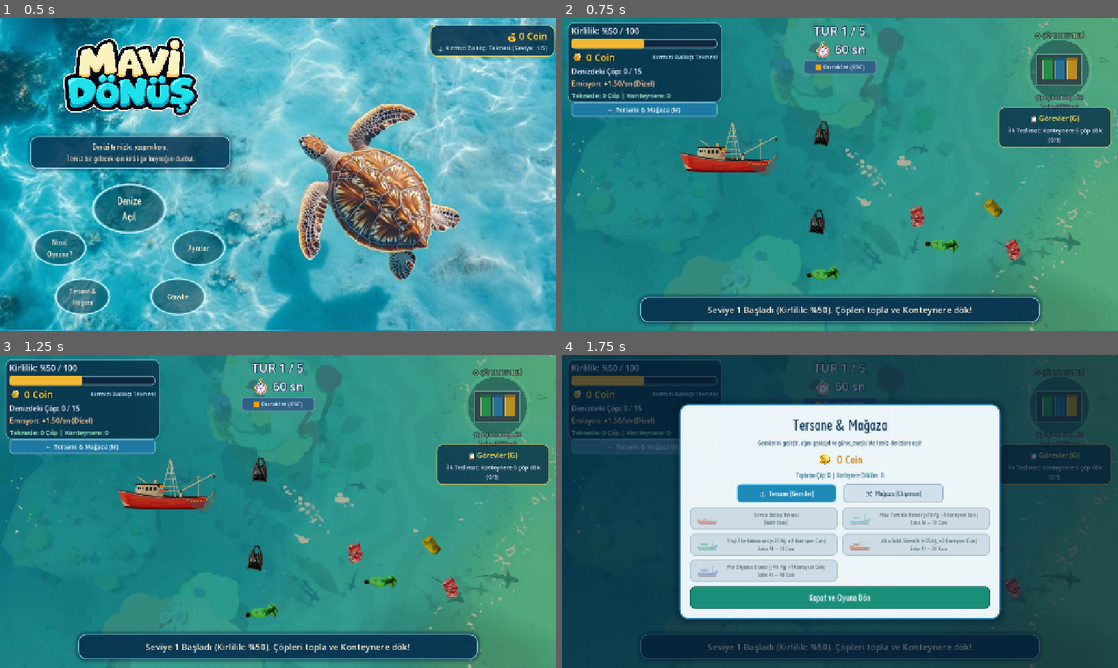
Above: before the commit, frames 1-4 (two rows, left to right).
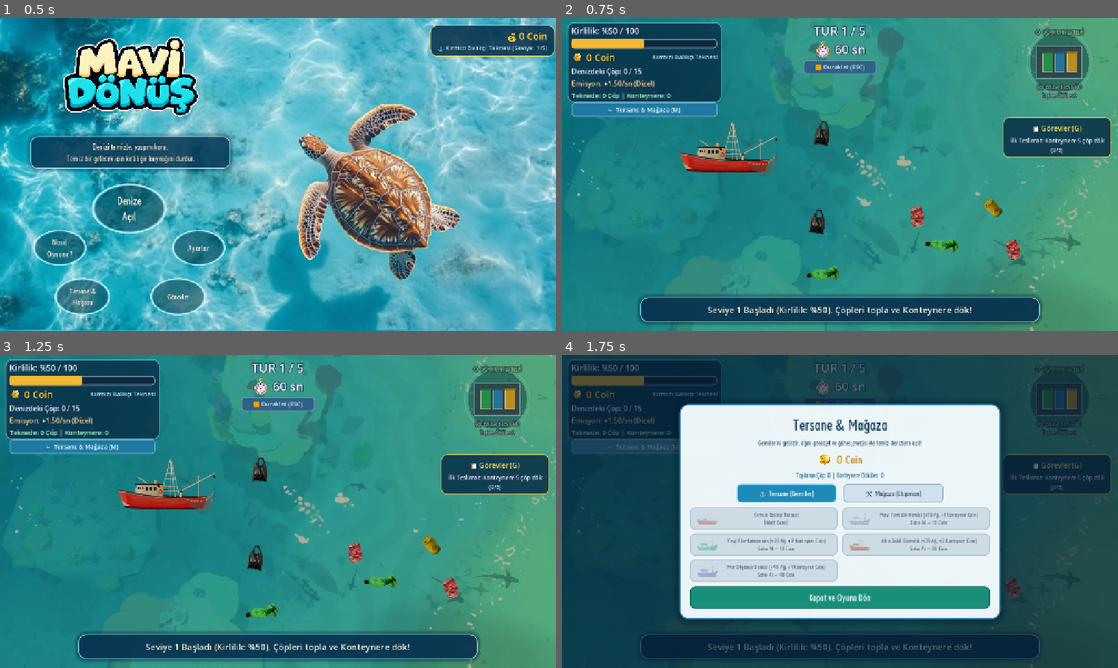
Above: after the commit, the same moments.

Repository: tubaiskol/Mavi-Donus-Hackathon-Team22
Game: Godot game, scene res://scenes/main_menu.tscn
Same seed, same stepped clock (60 frames per second), same inputs: the game is played once before the commit and once after it. The engine's default icon, where the game draws it, is replaced by a stand-in: a white triangle on a blue panel in a dark square.
Inputs:
- Up to frame 1 (0.5 s): no input
- Up to frame 2 (0.75 s): click "Denize Açıl" at 0.5 s
- Up to frame 3 (1.25 s): no input
- Up to frame 4 (1.75 s): click "🛒 Tersane & Mağaza (M)" at 1.25 s

Frame 1 is identical in both runs. In frame 2, 3.4% of the frame differs, in the area x 78-99%, y 2-45%; in frame 3, 3.4%; in frame 4, 1.9%.

Commit message:
çöp konteyneri ve görevler kartı arasındaki çakışma giderildi

Diff:
--- a/scripts/game.gd
+++ b/scripts/game.gd
@@ -87,7 +87,7 @@
 	_drop_zone = Area2D.new()
 	_drop_zone.name = "TrashDropZone"
 	var screen := get_viewport_rect().size
-	_drop_zone.position = Vector2(screen.x - 135.0, 118.0)
+	_drop_zone.position = Vector2(screen.x - 135.0, 102.0)
 	add_child(_drop_zone)
 
 	var shape := CollisionShape2D.new()
@@ -99,7 +99,7 @@
 	_dock_title_label = Label.new()
 	_dock_title_label.text = "♻️ ÇÖP KONTEYNERİ"
 	_dock_title_label.horizontal_alignment = HORIZONTAL_ALIGNMENT_CENTER
-	_dock_title_label.position = Vector2(-115, -88)
+	_dock_title_label.position = Vector2(-115, -80)
 	_dock_title_label.custom_minimum_size = Vector2(230, 26)
 	if MENU_FONT:
 		_dock_title_label.add_theme_font_override("font", MENU_FONT)
@@ -111,17 +111,24 @@
 
 	_dock_sub_label = Label.new()
 	_dock_sub_label.horizontal_alignment = HORIZONTAL_ALIGNMENT_CENTER
-	_dock_sub_label.position = Vector2(-120, 56)
-	_dock_sub_label.custom_minimum_size = Vector2(240, 40)
+	_dock_sub_label.position = Vector2(-120, 48)
+	_dock_sub_label.custom_minimum_size = Vector2(240, 36)
 	if MENU_FONT:
 		_dock_sub_label.add_theme_font_override("font", MENU_FONT)
-	_dock_sub_label.add_theme_font_size_override("font_size", 14)
+	_dock_sub_label.add_theme_font_size_override("font_size", 13)
 	_dock_sub_label.add_theme_color_override("font_color", Color(1.0, 0.95, 0.65))
 	_dock_sub_label.add_theme_color_override("font_outline_color", Color(0.04, 0.18, 0.28, 0.96))
 	_dock_sub_label.add_theme_constant_override("outline_size", 5)
 	_drop_zone.add_child(_dock_sub_label)
 
 	_drop_zone.area_entered.connect(_on_drop_zone_area_entered)
+	get_viewport().size_changed.connect(_on_viewport_size_changed)
+
+
+func _on_viewport_size_changed() -> void:
+	if _drop_zone:
+		var screen := get_viewport_rect().size
+		_drop_zone.position = Vector2(screen.x - 135.0, 102.0)
 
 
 func _on_drop_zone_area_entered(area: Area2D) -> void:
--- a/scripts/hud.gd
+++ b/scripts/hud.gd
@@ -190,8 +190,8 @@
 	_quests_side_panel = PanelContainer.new()
 	_quests_side_panel.name = "QuestsSideCard"
 	var sb := StyleBoxFlat.new()
-	sb.bg_color = Color(0.03, 0.18, 0.28, 0.78)
-	sb.border_color = Color(0.96, 0.78, 0.28, 0.70)
+	sb.bg_color = Color(0.03, 0.18, 0.28, 0.85)
+	sb.border_color = Color(0.96, 0.78, 0.28, 0.75)
 	sb.set_border_width_all(2)
 	sb.set_corner_radius_all(14)
 	sb.content_margin_left = 14
@@ -200,9 +200,13 @@
 	sb.content_margin_bottom = 10
 	_quests_side_panel.add_theme_stylebox_override("panel", sb)
 
-	var screen := get_viewport().get_visible_rect().size
-	_quests_side_panel.position = Vector2(screen.x - 275.0, 205.0)
-	_quests_side_panel.custom_minimum_size = Vector2(260, 0)
+	_quests_side_panel.set_anchors_preset(Control.PRESET_TOP_RIGHT)
+	_quests_side_panel.offset_left = -265.0
+	_quests_side_panel.offset_top = 228.0
+	_quests_side_panel.offset_right = -15.0
+	_quests_side_panel.grow_horizontal = Control.GROW_DIRECTION_BEGIN
+	_quests_side_panel.grow_vertical = Control.GROW_DIRECTION_END
+	_quests_side_panel.custom_minimum_size = Vector2(250, 0)
 	add_child(_quests_side_panel)
 
 	var vb := VBoxContainer.new()
